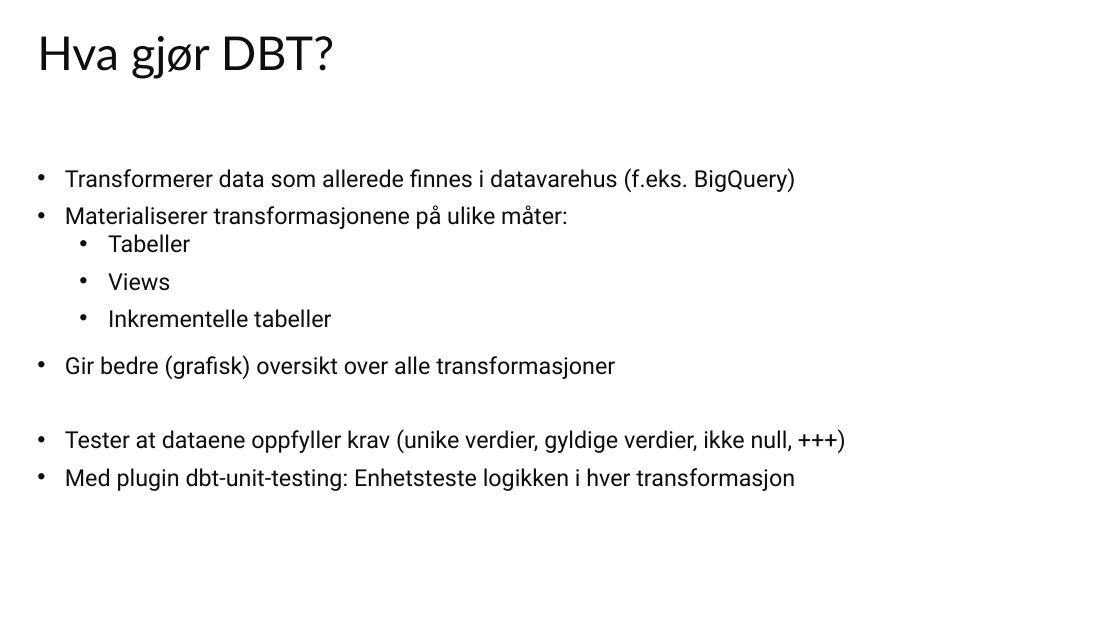
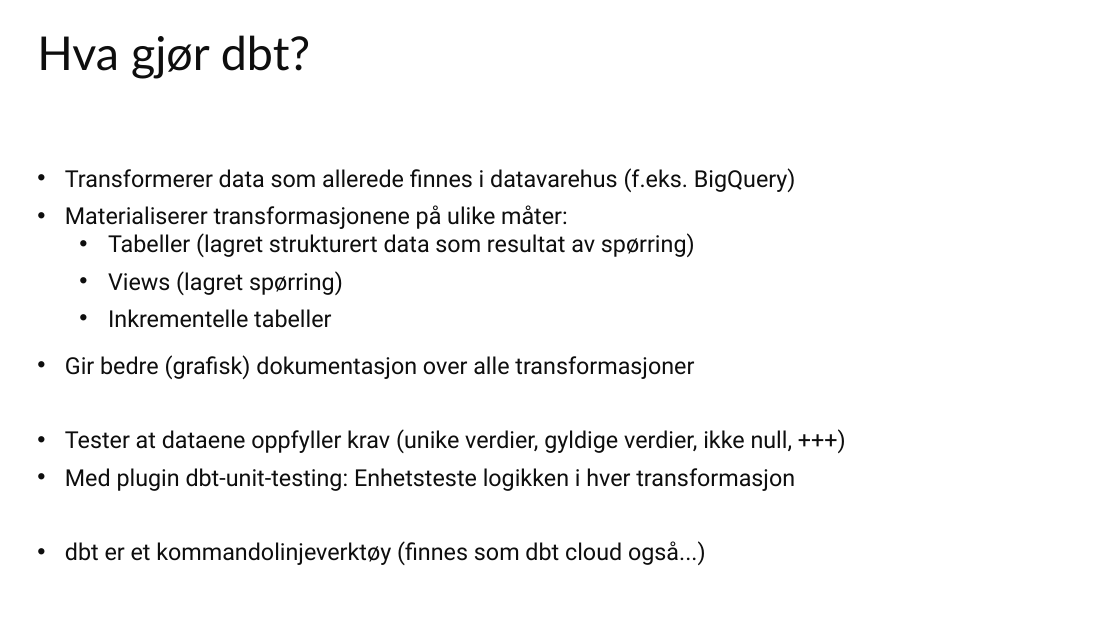
Before and after one commit to bekk/oppdrift-data-analyse, a slide deck: slide 5 of del2/dbt_intro.pptx. Drawn at 1120x630 pixels with LibreOffice and Linux fonts; fonts in the diff are those of the drawing. Boxes give left, top, right and bottom in pixels: in the first picture for what was removed or moved away, otherwise in the second. Text is boxed around its words. In the diff, an @@ line names an element or a change of style, - is before the commit and + after.

Commit message:
Update presentation

```diff
--- a/del2/dbt_intro.pptx
+++ b/del2/dbt_intro.pptx
@@ title at box(37, 35, 310, 79): text changed @@
-Hva gjør DBT?
+Hva gjør dbt?
@@ text at box(108, 233, 695, 295): text changed @@
-  • Tabeller
-  • Views
+  • Tabeller (lagret strukturert data som resultat av spørring)
+  • Views (lagret spørring)
@@ text at box(65, 355, 694, 379): text changed @@
-• Gir bedre (grafisk) oversikt over alle transformasjoner
+• Gir bedre (grafisk) dokumentasjon over alle transformasjoner
@@ text at box(65, 541, 706, 565): paragraph added @@
+• dbt er et kommandolinjeverktøy (finnes som dbt cloud også...)
```
Also in this commit, not shown: 6 other slides changed.
